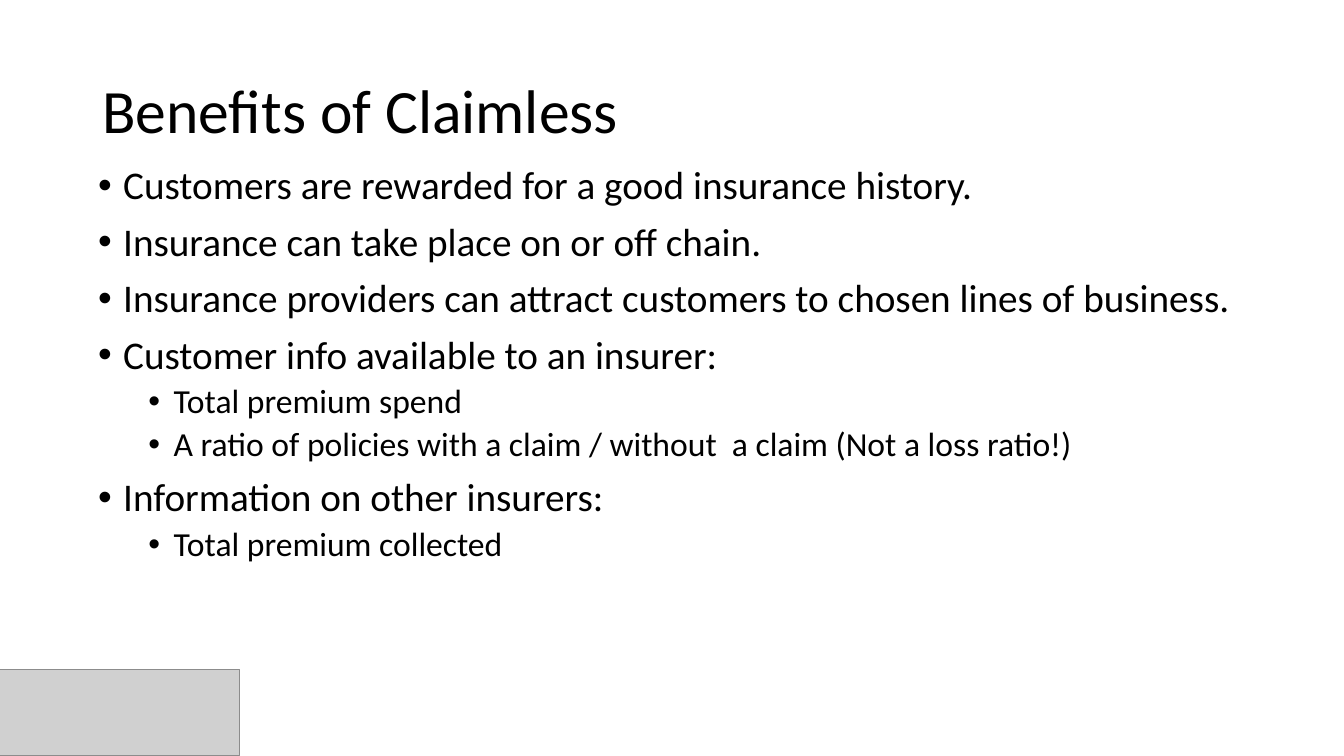
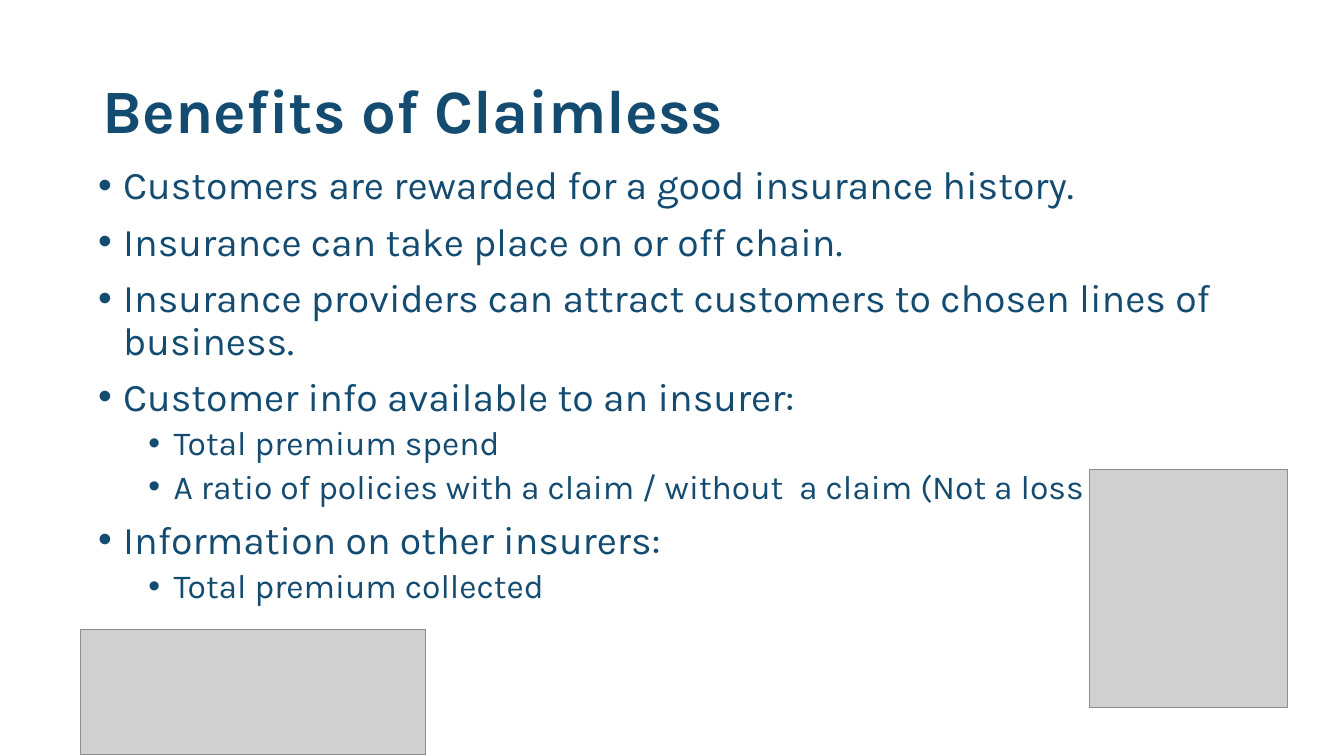
Before and after one commit to divsinghal/Claimless, a slide deck: slide 5 of Claimless - Pitch.pptx. Drawn at 1344x756 pixels with LibreOffice and Linux fonts; fonts in the diff are those of the drawing; grey boxes stand for pictures. Boxes give left, top, right and bottom in pixels: in the first picture for what was removed or moved away, otherwise in the second. Text is boxed around its words. In the diff, an @@ line names an element or a change of style, - is before the commit and + after.

Commit message:
tweak ppt design

```diff
--- a/Claimless - Pitch.pptx
+++ b/Claimless - Pitch.pptx
@@ title "Benefits of Claimless" at [102,89,723,134]: font Calibri to Karla, text colour #000000 to #144C71, bold on @@
@@ text "Customers are rewarded for a ..." at [123,172,1210,606]: font Calibri to Karla, text colour #000000 to #144C71 @@
@@ picture added at [1090,470,1289,708] @@
@@ picture: place and size @@
-picture at [0,669,240,756]
+picture at [81,629,425,754]
```
Also in this commit, not shown: 3 other slides changed, 2 slides added, 2 slides removed.
